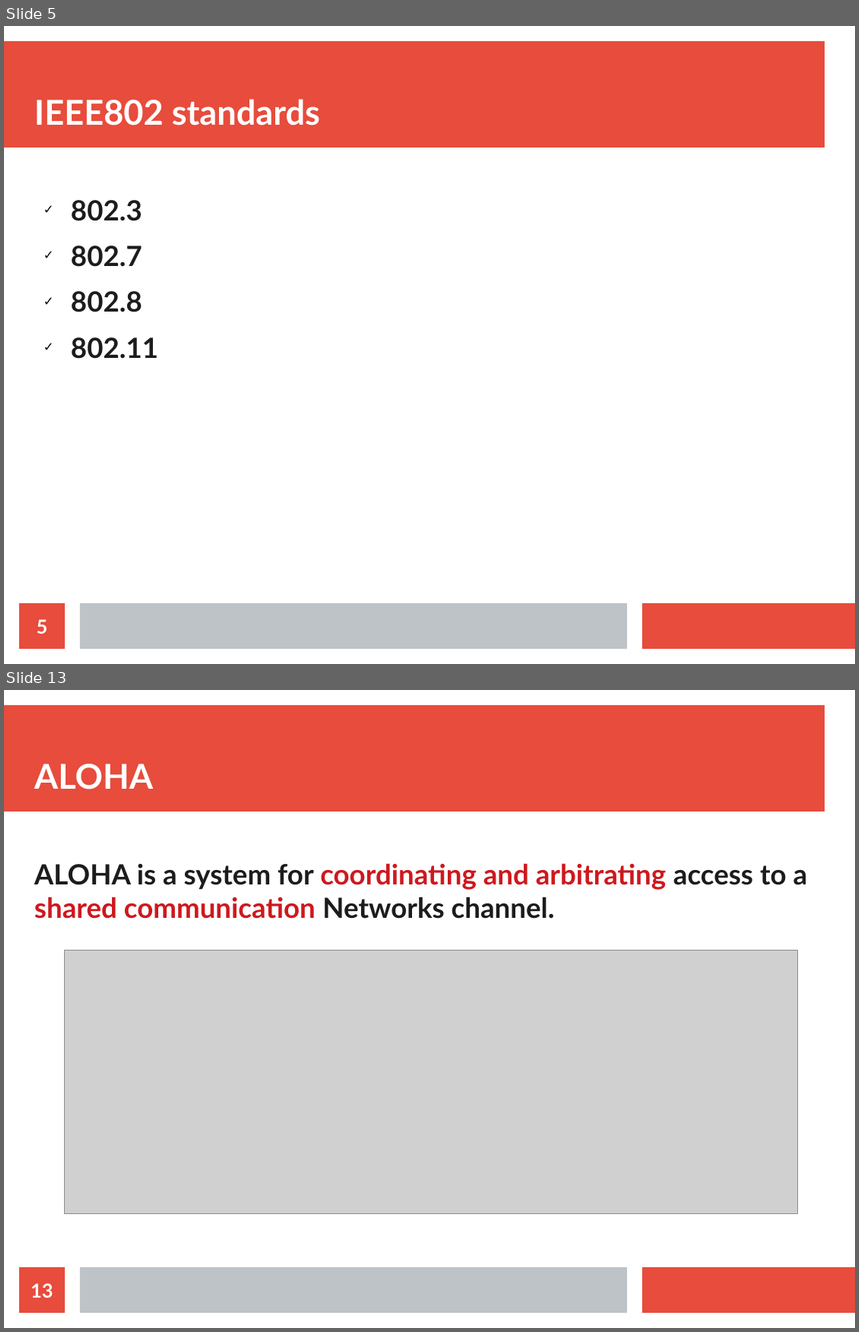
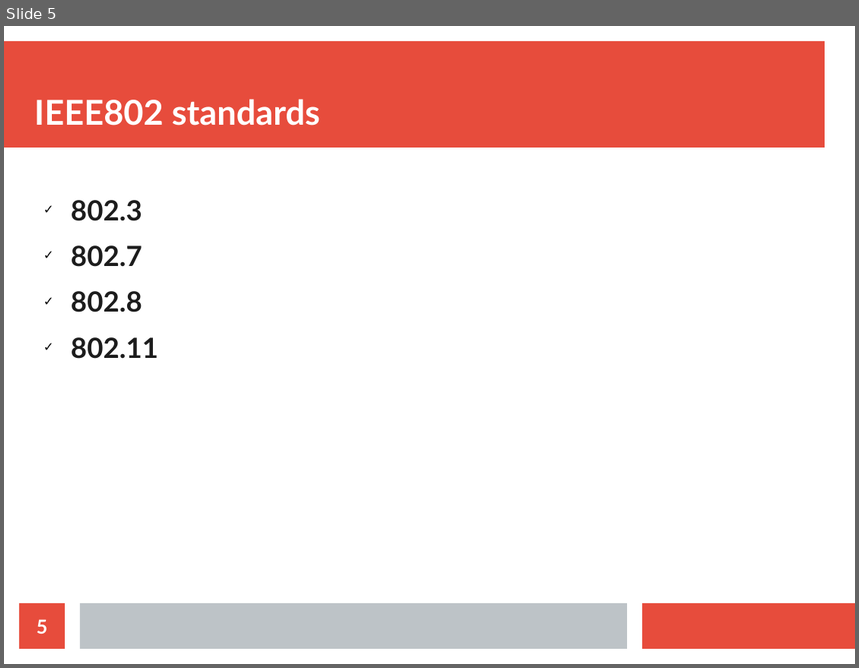
Before and after one commit to sunil11101/CN_Presentation_Section_C, a slide deck: CN PRESENTATION.odp. Shown one above the other, each under a label of ours: slides 5 and 13 before the commit, slide 5 after it; the slides between them are not shown. The pictures are 859x1332 and 859x668 pixels, drawn with LibreOffice and Linux fonts; fonts in the diff are those of the drawing; grey boxes stand for pictures. Boxes give left, top, right and bottom in pixels: in the first picture for what was removed or moved away, otherwise in the second. Text is boxed around its words. In the diff, an @@ line names an element or a change of style, - is before the commit and + after.

```diff
--- a/CN PRESENTATION.odp
+++ b/CN PRESENTATION.odp
@@ slide 13 removed at (x1=4, y1=690, x2=855, y2=1328), background #FFFFFF; not listed: 3 template elements that a slide beside it also shows @@
@@ title removed at (x1=34, y1=764, x2=153, y2=790) @@
-ALOHA
@@ text removed at (x1=34, y1=863, x2=808, y2=919) @@
-ALOHA is a system for coordinating and arbitrating access to a shared communication Networks channel.
@@ picture removed at (x1=64, y1=951, x2=798, y2=1214) @@
@@ page number removed at (x1=19, y1=1268, x2=65, y2=1313) @@
-13
```
Also in this commit, not shown: 1 slide changed, 12 other slides removed.
